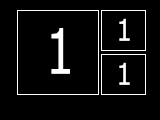
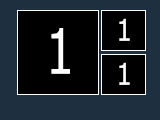
Layer changes from the first 160 x 120 image to the second:
painted on "Custom VB" over (x1=0, y1=0, x2=160, y2=120)
